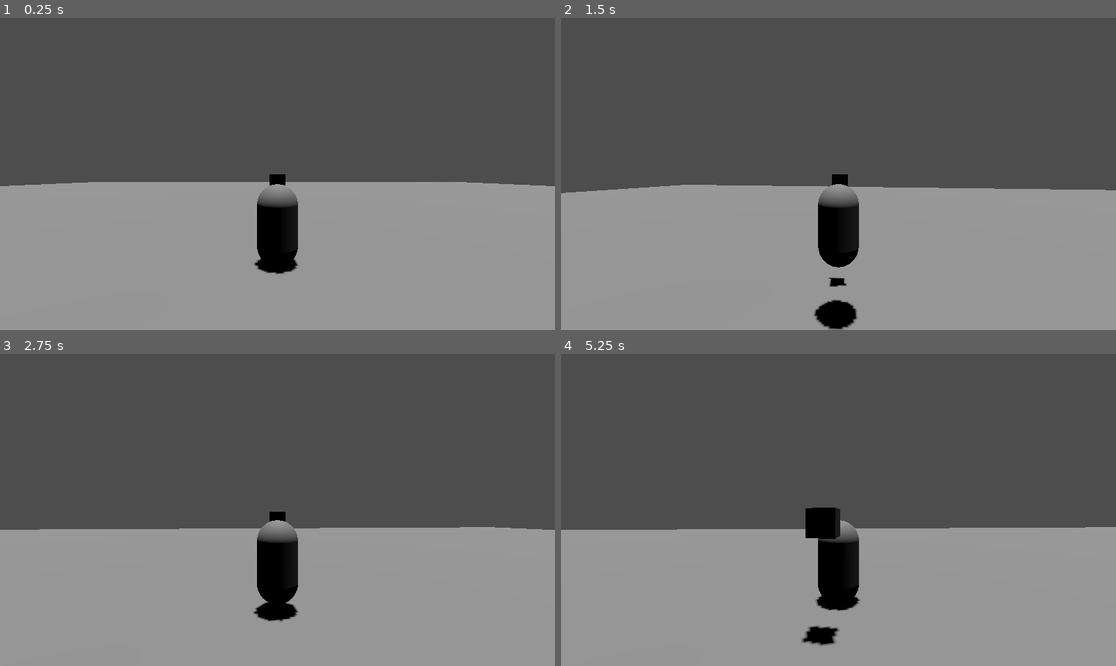
Above: before the commit, frames 1-4 (two rows, left to right).
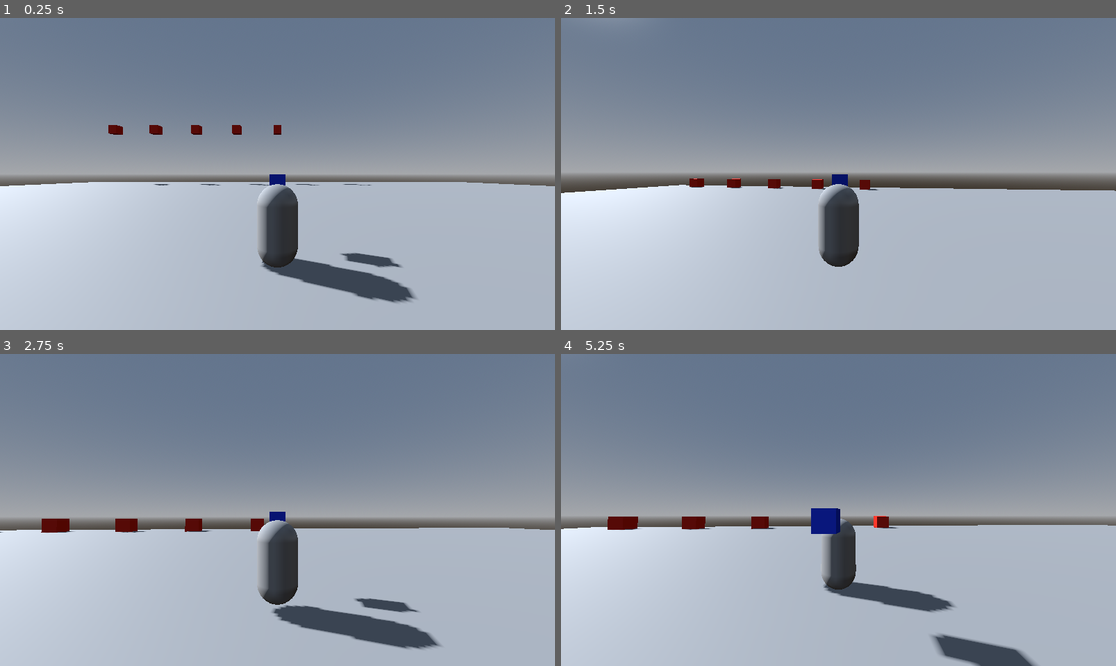
Above: after the commit, the same moments.

Repository: kenjan35/Mons-Hunt
Game: Godot game, scene res://scenes/main.tscn
The game is run twice, just before and just after one commit, with the same random seed, the same clock (stepped at 60 frames per second) and the same inputs.
Inputs (mouse positions are in pixels of both pictures, inside the frame that each line leads up to):
- Up to frame 1 (0.25 s): no input
- Up to frame 2 (1.5 s): move the mouse to (866, 174) at 0.52 s; hold Shift (run, bound only after the commit) 0.53-1.28 s; hold Up (move_forward) from 0.53 s (still down); tap Space (jump) at 0.77, 0.8, 1.07, 1.35 s; move the mouse to (810, 174) at 1.27 s
- Up to frame 3 (2.75 s): keep holding Up (move_forward); tap Space (jump) at 1.52, 1.82, 2.3 s; tap Shift (run, bound only after the commit) at 1.55 s; move the mouse to (288, 503) at 2.02 s; hold Tab (mouse_capture) from 2.03 s (still down)
- Up to frame 4 (5.25 s): move the mouse to (810, 572) at 2.77 s; release Tab (mouse_capture) at 2.78 s; tap Mouse wheel up (zoom_in) at 2.85 s; tap Space (jump) at 3.02, 3.32, 3.77, 3.8, 4.07, 4.52, 4.82 s; tap Shift (run, bound only after the commit) at 3.05, 4.35 s; move the mouse to (1005, 556) at 3.52 s; release Up (move_forward) at 3.53 s; hold Mouse wheel down (zoom_out) 3.53-4.28 s; hold Left (move_left) 3.53-5.03 s; move the mouse to (672, 463) at 4.27 s; move the mouse to (866, 510) at 5.02 s; hold Down (move_back) from 5.03 s (still down); hold Shift (run, bound only after the commit) from 5.03 s (still down)

The runs differ from the first frame. In frame 1, 99% of the frame differs, in the area x 0-100%, y 0-100%; in frame 2, 97%; in frame 3, 98%; in frame 4, 99%.

Commit message:
update: adding a sprint mecanic
The character is able to run, the camera get a bigger FOV so the player
should feel like the character is getting in high speed.
Currently running and jumping does not work ! ghosting issue

Diff:
--- a/cacahuete/project.godot
+++ b/cacahuete/project.godot
@@ -66,6 +66,11 @@
 "events": [Object(InputEventKey,"resource_local_to_scene":false,"resource_name":"","device":-1,"window_id":0,"alt_press …(195 unchanged characters)…
 ]
 }
+run={
+"deadzone": 0.2,
+"events": [Object(InputEventKey,"resource_local_to_scene":false,"resource_name":"","device":-1,"window_id":0,"alt_pressed":false,"shift_pressed":false,"ctrl_pressed":false,"meta_pressed":false,"pressed":false,"keycode":0,"physical_keycode":4194325,"key_label":0,"unicode":0,"location":0,"echo":false,"script":null)
+]
+}
 
 [physics]
 
--- a/cacahuete/scenes/character.tscn
+++ b/cacahuete/scenes/character.tscn
@@ -9,8 +9,14 @@
 
 [sub_resource type="CapsuleMesh" id="CapsuleMesh_agfs1"]
 
+[sub_resource type="StandardMaterial3D" id="StandardMaterial3D_rkhd4"]
+albedo_color = Color(0.08627451, 0.22352941, 1, 1)
+
 [sub_resource type="BoxMesh" id="BoxMesh_rkhd4"]
+material = SubResource("StandardMaterial3D_rkhd4")
 size = Vector3(0.5, 0.5, 0.5)
+
+[sub_resource type="SphereShape3D" id="SphereShape3D_rkhd4"]
 
 [node name="CharacterBody3D" type="CharacterBody3D" unique_id=1189578310]
 script = ExtResource("1_agfs1")
@@ -28,6 +34,7 @@
 
 [node name="SpringArm3D" type="SpringArm3D" parent="." unique_id=1695428081]
 transform = Transform3D(1, 0, 0, 0, 1, 0, 0, 0, 1, 0, 1.2515008, 0)
+shape = SubResource("SphereShape3D_rkhd4")
 spring_length = 5.0
 script = ExtResource("2_rkhd4")
 
--- a/cacahuete/scenes/main.tscn
+++ b/cacahuete/scenes/main.tscn
@@ -2,11 +2,21 @@
 
 [ext_resource type="PackedScene" uid="uid://1fv5tqtjgiqs" path="res://scenes/ground.tscn" id="1_o5qli"]
 [ext_resource type="PackedScene" uid="uid://c52citb4ahl1h" path="res://scenes/character.tscn" id="2_0wfyh"]
+[ext_resource type="PackedScene" uid="uid://dcad8cqvcptnu" path="res://scenes/obstacles.tscn" id="3_sugp2"]
+
+[sub_resource type="ProceduralSkyMaterial" id="ProceduralSkyMaterial_0wfyh"]
+
+[sub_resource type="Sky" id="Sky_sugp2"]
+sky_material = SubResource("ProceduralSkyMaterial_0wfyh")
+
+[sub_resource type="Environment" id="Environment_0wfyh"]
+background_mode = 2
+sky = SubResource("Sky_sugp2")
 
 [node name="Main" type="Node3D" unique_id=245839776]
 
 [node name="DirectionalLight3D" type="DirectionalLight3D" parent="." unique_id=1743858862]
-transform = Transform3D(-0.1263075, -0.99158186, 0.028494585, 0.0040723253, 0.028206095, 0.9995938, -0.9919828, 0.12637223, 0.0004754025, 0, 31.4962, 0)
+transform = Transform3D(0.40705547, -0.544633, -0.73326725, -0.08517652, -0.8219211, 0.5631969, -0.90942335, -0.16679521, -0.38095742, -63.789745, 31.4962, 0)
 shadow_enabled = true
 
 [node name="Ground" parent="." unique_id=95938912 instance=ExtResource("1_o5qli")]
@@ -14,3 +24,24 @@
 
 [node name="CharacterBody3D" parent="." unique_id=1189578310 instance=ExtResource("2_0wfyh")]
 transform = Transform3D(1, 0, 0, 0, 1, 0, 0, 0, 1, 0, 1.8781395, 0)
+
+[node name="WorldEnvironment" type="WorldEnvironment" parent="." unique_id=1334561182]
+environment = SubResource("Environment_0wfyh")
+
+[node name="cube_obstacles" type="Node3D" parent="." unique_id=1483713289]
+transform = Transform3D(1, 0, 0, 0, 1, 0, 0, 0, 1, 0, 10.21772, -43.17649)
+
+[node name="obstacles" parent="cube_obstacles" unique_id=1632510330 instance=ExtResource("3_sugp2")]
+transform = Transform3D(1, 0, 0, 0, 1, 0, 0, 0, 1, -40, 4, -2)
+
+[node name="obstacles2" parent="cube_obstacles" unique_id=807563477 instance=ExtResource("3_sugp2")]
+transform = Transform3D(1, 0, 0, 0, 1, 0, 0, 0, 1, -30, 4, -2)
+
+[node name="obstacles3" parent="cube_obstacles" unique_id=682697486 instance=ExtResource("3_sugp2")]
+transform = Transform3D(1, 0, 0, 0, 1, 0, 0, 0, 1, -20, 4, -2)
+
+[node name="obstacles4" parent="cube_obstacles" unique_id=1495873914 instance=ExtResource("3_sugp2")]
+transform = Transform3D(1, 0, 0, 0, 1, 0, 0, 0, 1, -10, 4, -2)
+
+[node name="obstacles5" parent="cube_obstacles" unique_id=147312709 instance=ExtResource("3_sugp2")]
+transform = Transform3D(1, 0, 0, 0, 1, 0, 0, 0, 1, 0, 4, -2)
--- /dev/null
+++ b/cacahuete/scenes/obstacles.tscn
@@ -0,0 +1,19 @@
+[gd_scene format=3 uid="uid://dcad8cqvcptnu"]
+
+[sub_resource type="StandardMaterial3D" id="StandardMaterial3D_wpc7s"]
+albedo_color = Color(0.9522107, 0.117316104, 1.92523e-07, 1)
+
+[sub_resource type="BoxMesh" id="BoxMesh_wpc7s"]
+material = SubResource("StandardMaterial3D_wpc7s")
+size = Vector3(2, 2, 2)
+
+[sub_resource type="BoxShape3D" id="BoxShape3D_7soh5"]
+size = Vector3(1.95, 1.95, 1.95)
+
+[node name="obstacles" type="RigidBody3D" unique_id=1632510330]
+
+[node name="MeshInstance3D" type="MeshInstance3D" parent="." unique_id=1197185231]
+mesh = SubResource("BoxMesh_wpc7s")
+
+[node name="CollisionShape3D" type="CollisionShape3D" parent="." unique_id=1232417313]
+shape = SubResource("BoxShape3D_7soh5")
--- a/cacahuete/scripts/character.gd
+++ b/cacahuete/scripts/character.gd
@@ -1,13 +1,35 @@
 extends CharacterBody3D
 
-@export var speed = 7.0
+@export var walk_speed = 7.0
+@export var run_speed = 14.0
 @export var jump_velocity = 7.0
 @export var rotation_speed = 10.0
 
+# Acceleration rate for switching between walking and running
+@export var acceleration_speed = 5.0
+
+# Camera FOV settings for the zoom effect
+@export var normal_fov = 75.0
+@export var run_fov = 90.0
+
 @onready var spring_arm = $SpringArm3D
 @onready var mesh = $MeshInstance3D
+@onready var camera = $SpringArm3D/Camera3D
 
 var gravity = ProjectSettings.get_setting("physics/3d/default_gravity")
+var current_speed = 7.0
+
+func _physics_process(delta):
+	apply_gravity(delta)
+
+	var direction = get_movement_direction()
+
+	handle_speed_and_zoom(direction, delta)
+	handle_movement(direction, delta)
+	handle_jump()
+
+	move_and_slide()
+
 
 func apply_gravity(delta):
 	if not is_on_floor():
@@ -15,43 +37,43 @@
 
 
 func handle_jump():
-	if Input.is_action_just_pressed("jump") and is_on_floor():
+	if is_on_floor() and Input.is_action_just_pressed("jump"):
 		velocity.y = jump_velocity
 
 
 func get_movement_direction() -> Vector3:
 	var input_dir = Input.get_vector("move_left", "move_right", "move_forward", "move_back")
-
-	# Calculate vectors relative to the SpringArm
 	var forward = spring_arm.global_transform.basis.z
 	var right = spring_arm.global_transform.basis.x
 
-	# Flatten them on the Y axis so the player doesn't move vertically
 	forward.y = 0
 	right.y = 0
 
 	return (forward * input_dir.y + right * input_dir.x).normalized()
 
 
+func handle_speed_and_zoom(direction: Vector3, delta: float):
+	var target_speed = walk_speed
+	var target_fov = normal_fov
+
+	if Input.is_action_pressed("run") and direction != Vector3.ZERO and is_on_floor():
+		target_speed = run_speed
+		target_fov = run_fov
+
+	current_speed = lerp(current_speed, target_speed, acceleration_speed * delta)
+
+	if camera:
+		camera.fov = lerp(camera.fov, target_fov, acceleration_speed * delta)
+
+
 func handle_movement(direction: Vector3, delta: float):
 	if direction != Vector3.ZERO:
-		velocity.x = direction.x * speed
-		velocity.z = direction.z * speed
+		velocity.x = direction.x * current_speed
+		velocity.z = direction.z * current_speed
 
-		# Handle mesh rotation: so the player will kind of turn visually
 		var target_look = global_position + direction
 		var target_basis = mesh.global_transform.looking_at(target_look, Vector3.UP).basis
 		mesh.global_transform.basis = mesh.global_transform.basis.slerp(target_basis, rotation_speed * delta)
 	else:
-		velocity.x = move_toward(velocity.x, 0, speed)
-		velocity.z = move_toward(velocity.z, 0, speed)
-
-func _physics_process(delta):
-	apply_gravity(delta)
-	handle_jump()
-
-	var direction = get_movement_direction()
-
-	handle_movement(direction, delta)
-
-	move_and_slide()
+		velocity.x = move_toward(velocity.x, 0, current_speed)
+		velocity.z = move_toward(velocity.z, 0, current_speed)
